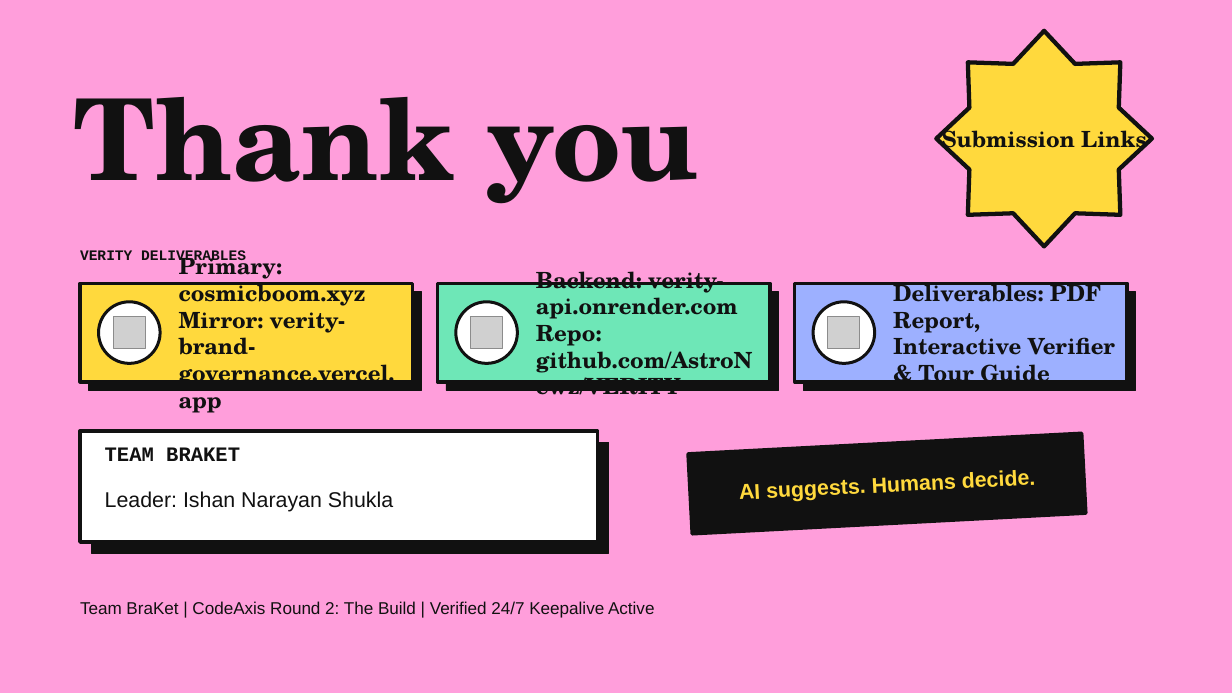
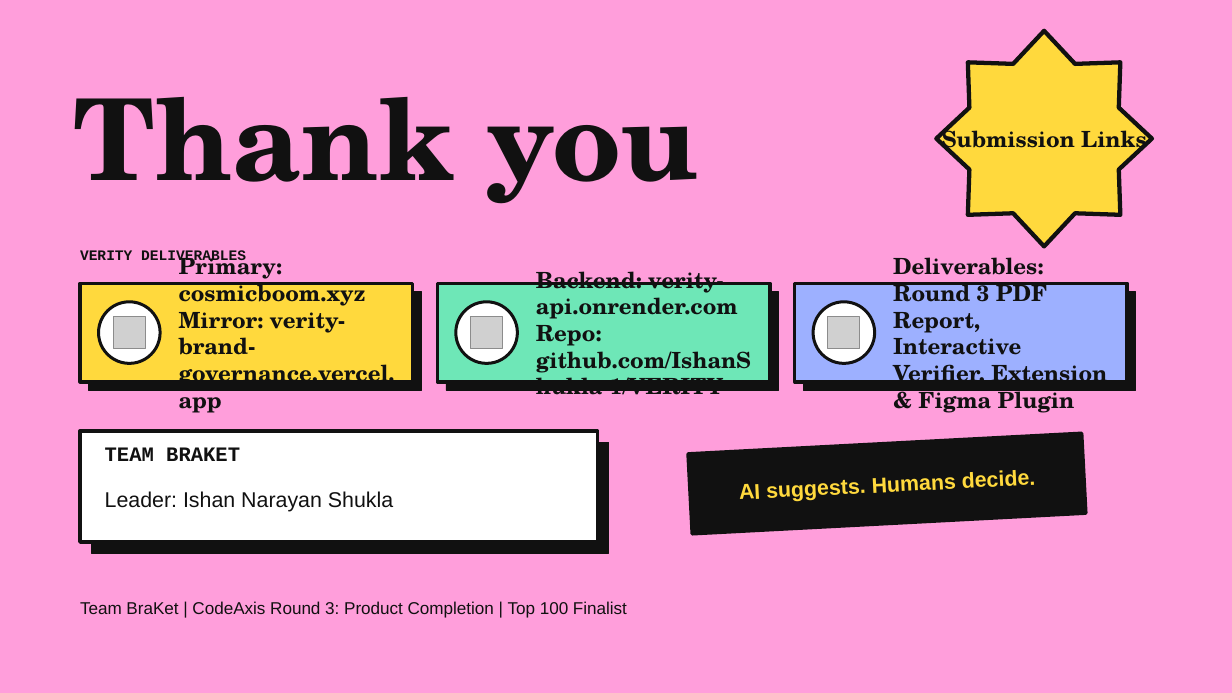
Before and after one commit to AstroNewz/VERITY, a slide deck: slide 10 of Verity_Round1_Deck_Complete.pptx. Drawn at 1232x693 pixels with LibreOffice and Linux fonts; fonts in the diff are those of the drawing; grey boxes stand for pictures. Boxes give left, top, right and bottom in pixels: in the first picture for what was removed or moved away, otherwise in the second. Text is boxed around its words. In the diff, an @@ line names an element or a change of style, - is before the commit and + after.

Commit message:
feat(round3): deliver all three major improvements, visual asset inspector, dense vector embeddings, browser extension & native figma plugin, report and slides

```diff
--- a/Verity_Round1_Deck_Complete.pptx
+++ b/Verity_Round1_Deck_Complete.pptx
@@ text at [893, 257, 1107, 413]: text changed @@
-Deliverables: PDF Report,
-Interactive Verifier & Tour Guide
+Deliverables: Round 3 PDF Report,
+Interactive Verifier, Extension & Figma Plugin
@@ text at [536, 318, 751, 402]: text changed @@
-Repo: github.com/AstroNewz/VERITY
+Repo: github.com/IshanShukla-1/VERITY
@@ text at [80, 601, 627, 618]: text changed @@
-Team BraKet | CodeAxis Round 2: The Build | Verified 24/7 Keepalive Active
+Team BraKet | CodeAxis Round 3: Product Completion | Top 100 Finalist
```
Also in this commit, not shown: 7 other slides changed, 44 other files.
